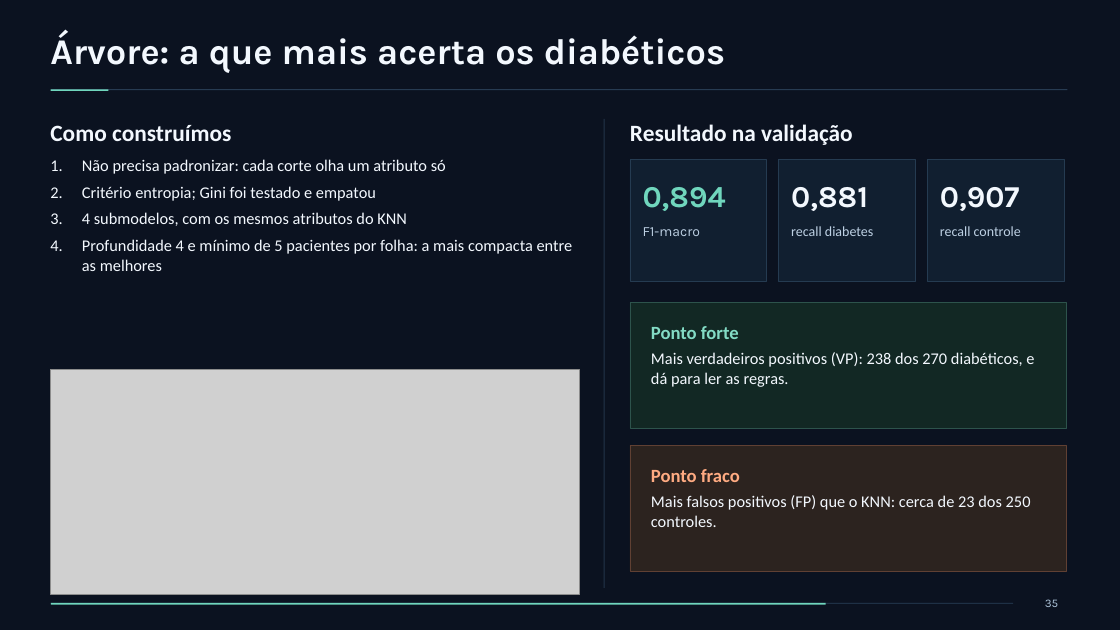
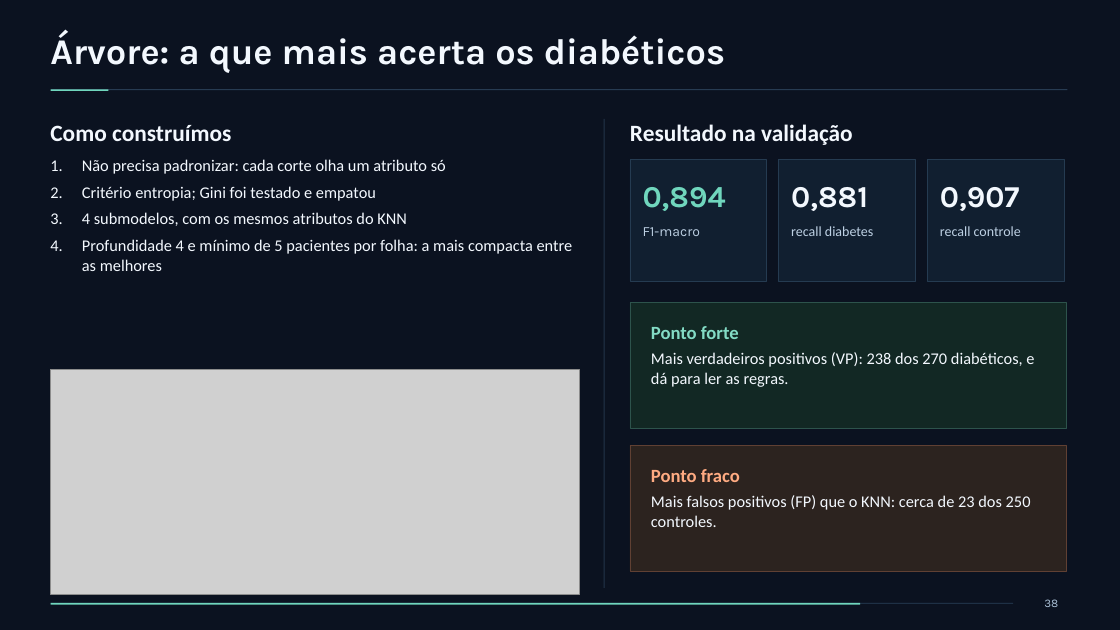
Before and after one commit to gustavoog6/deteccao-diabetes, a slide deck: slide 38 of apresentacao/Trab_MDados.pptx (slide 35 before the commit). Drawn at 1120x630 pixels with LibreOffice and Linux fonts; fonts in the diff are those of the drawing; grey boxes stand for pictures. Boxes give left, top, right and bottom in pixels: in the first picture for what was removed or moved away, otherwise in the second. Text is boxed around its words. In the diff, an @@ line names an element or a change of style, - is before the commit and + after.

Commit message:
Árvores de todos os grupos

```diff
--- a/apresentacao/Trab_MDados.pptx
+++ b/apresentacao/Trab_MDados.pptx
@@ page number at (1044,599,1058,607): text changed @@
-35
+38
@@ rectangle: place and size @@
-rectangle at (50,603,825,605)
+rectangle at (50,603,860,605)
```
Also in this commit, not shown: 36 other slides changed, 3 slides added, 4 other files.
